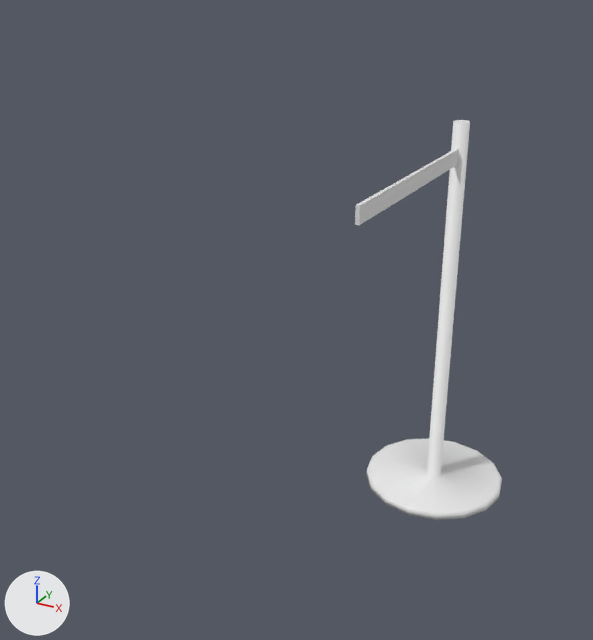
What one commit did to the FBX model Content/3D_Assets/Furniture/Trennung.fbx.
One viewpoint serves both versions: a 50 mm camera at (0.651, -2.051, 1.443) aimed at (-0.144, -0.605, 0.72). The lights are fixed; the arrows at lower left show +X, +Y and +Z.

Objects in the first picture: 'Trennung'.
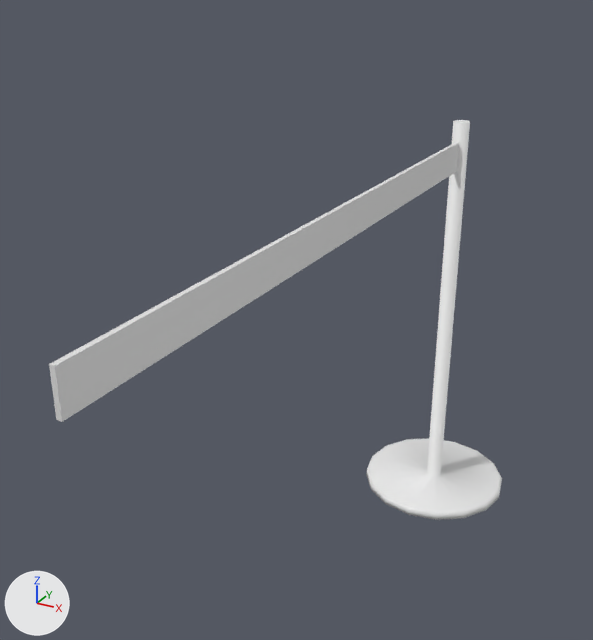
The change, as JSON lines over the scene's bpy script:
```json
{"block": "me_cylinder_033", "where": "me_cylinder_033.from_pydata(...)  # 88 vertices, 85 faces; spans x -0.204..0.204, y -0.616..0.204, z -0.01..1.066"}
{"block": "me_cylinder_033", "where": "# used by ob_trennung; location = (0.0, 0.0, 0.0)"}
{"block": "me_cylinder_033", "change": "me_cylinder_033 part 1: the loose piece of 8 vertices spanning x -0.006..0.003, y -0.616..0.01, z 0.96..1.0 is scaled about its middle by (1, 2.33, 1.84), then moved by (0.0, -0.416, 0.0)"}
```

Pixel boxes [x1, y1, x2, y2] of what changed, in the pictures (593 x 640 px; the box of a moved part takes in the faces that stretch with it):
```json
{"object": "Trennung", "change": "reshaped", "before": [355, 120, 502, 520], "after": [49, 120, 502, 520], "on screen": "207% wider"}
{"part": 1, "of": "me_cylinder_033", "change": "moved or reshaped", "before": [355, 149, 458, 225], "after": [49, 142, 459, 422]}
```
